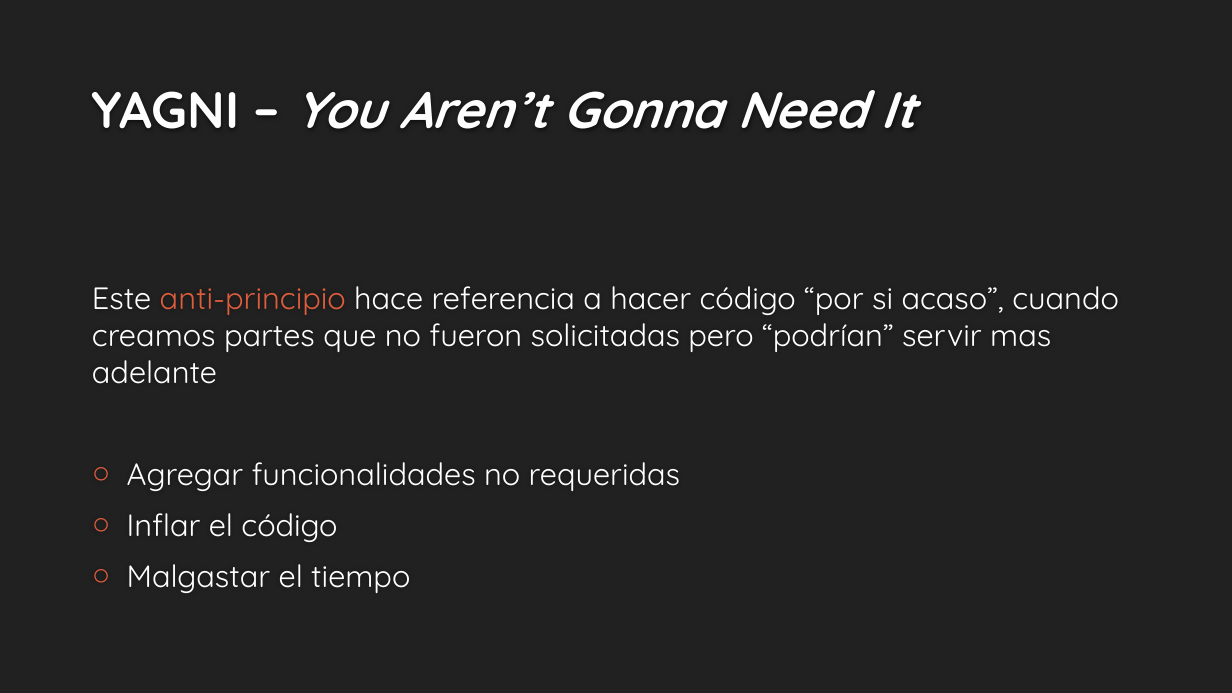
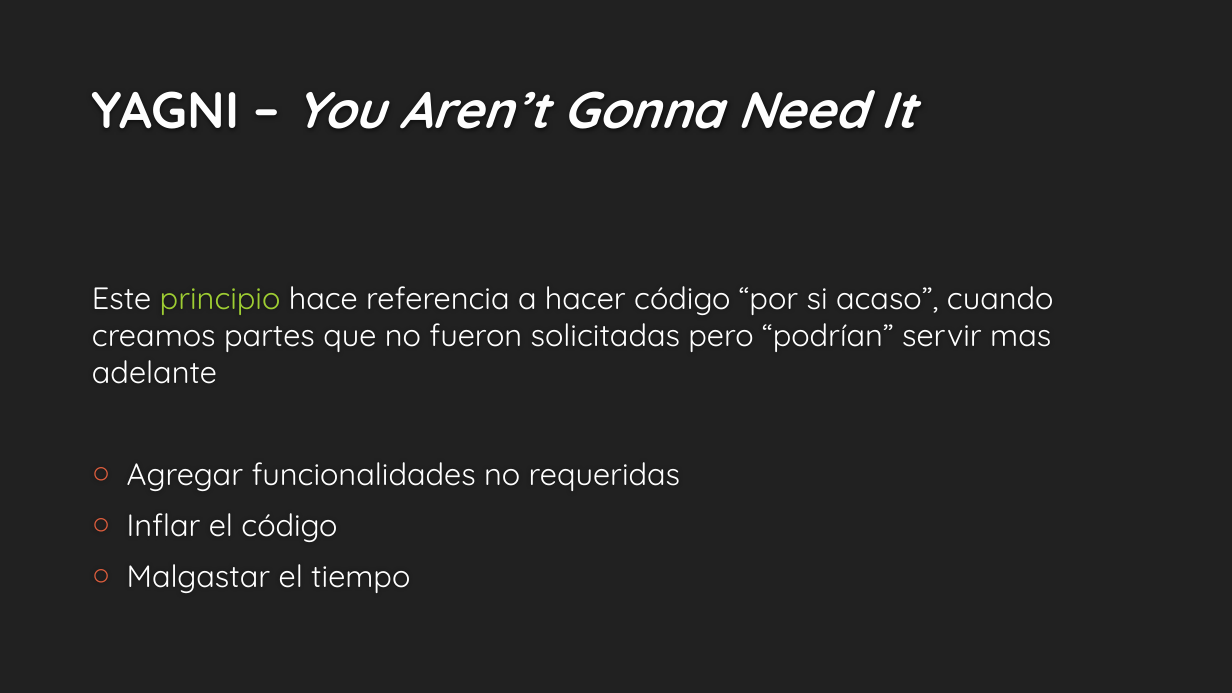
Before and after one commit to estebansalas18/Principios-DWKY, a slide deck: slide 15 of Principios DRY, KISS, WET, YAGNI.pptx. Drawn at 1232x693 pixels with LibreOffice and Linux fonts; fonts in the diff are those of the drawing; background and template pictures are left out. Boxes give left, top, right and bottom in pixels: in the first picture for what was removed or moved away, otherwise in the second. Text is boxed around its words. In the diff, an @@ line names an element or a change of style, - is before the commit and + after.

```diff
--- a/Principios DRY, KISS, WET, YAGNI.pptx
+++ b/Principios DRY, KISS, WET, YAGNI.pptx
@@ text at [92,286,1054,384]: text changed @@
-Este anti-principio hace referencia a hacer código “por si acaso”, cuando creamos partes que no fueron solicitadas pero “podrían” servir mas adelante
+Este principio hace referencia a hacer código “por si acaso”, cuando creamos partes que no fueron solicitadas pero “podrían” servir mas adelante
```
Also in this commit, not shown: 5 other slides changed.
